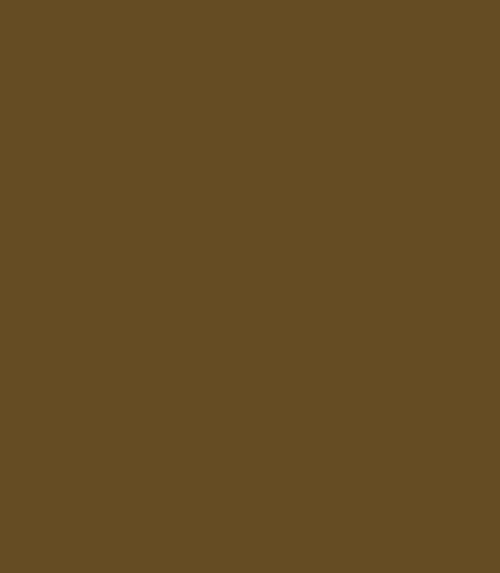
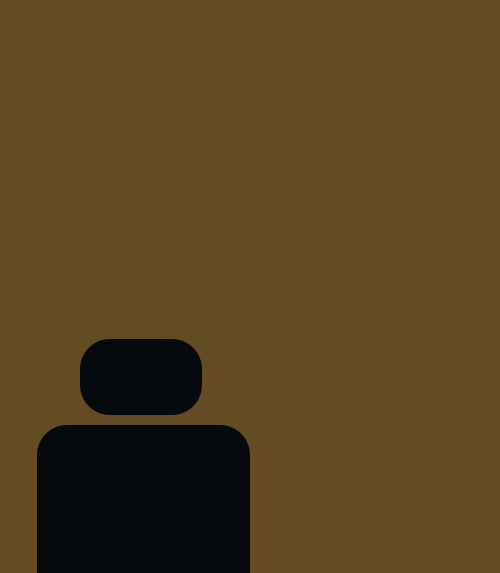
Layer changes from the first 500 x 573 image to the second:
added layer "Rounded Rectangle 2" above "Rounded Rectangle 1" over box(80, 339, 202, 415)
added layer "Rounded Rectangle 1" (1st of 2) above "Rounded Rectangle 1" over box(37, 425, 250, 573)
